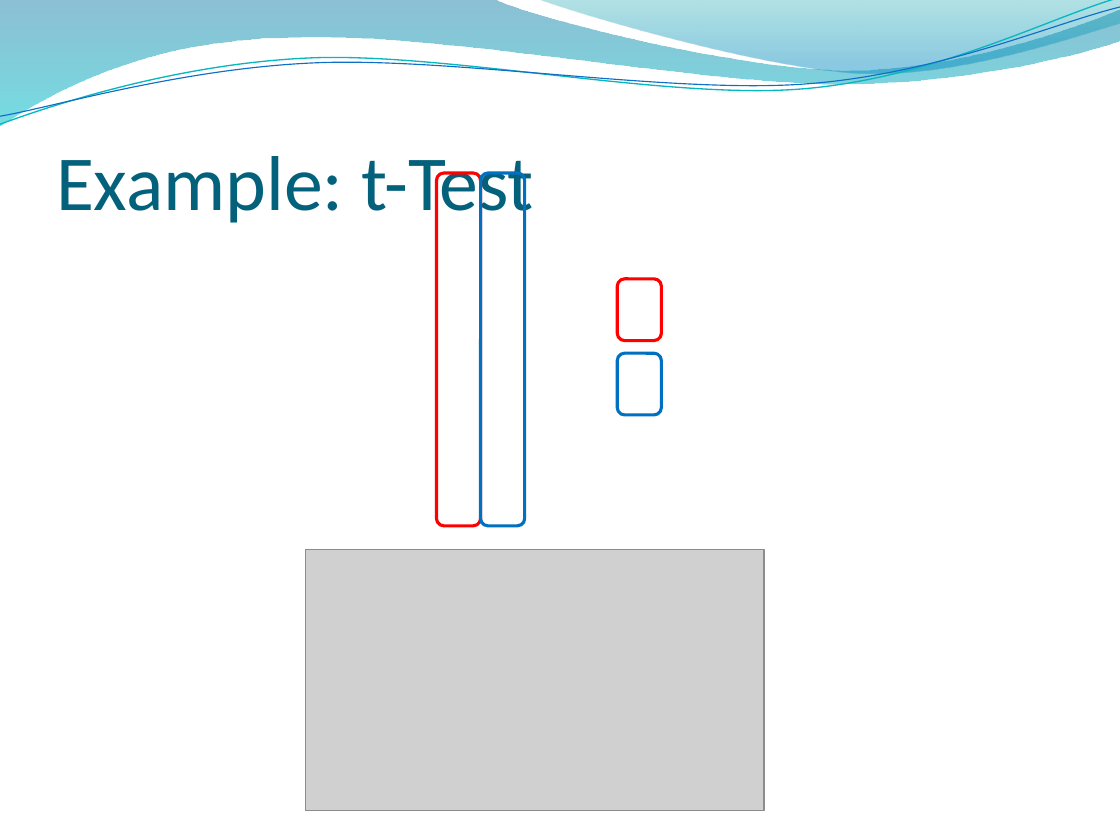
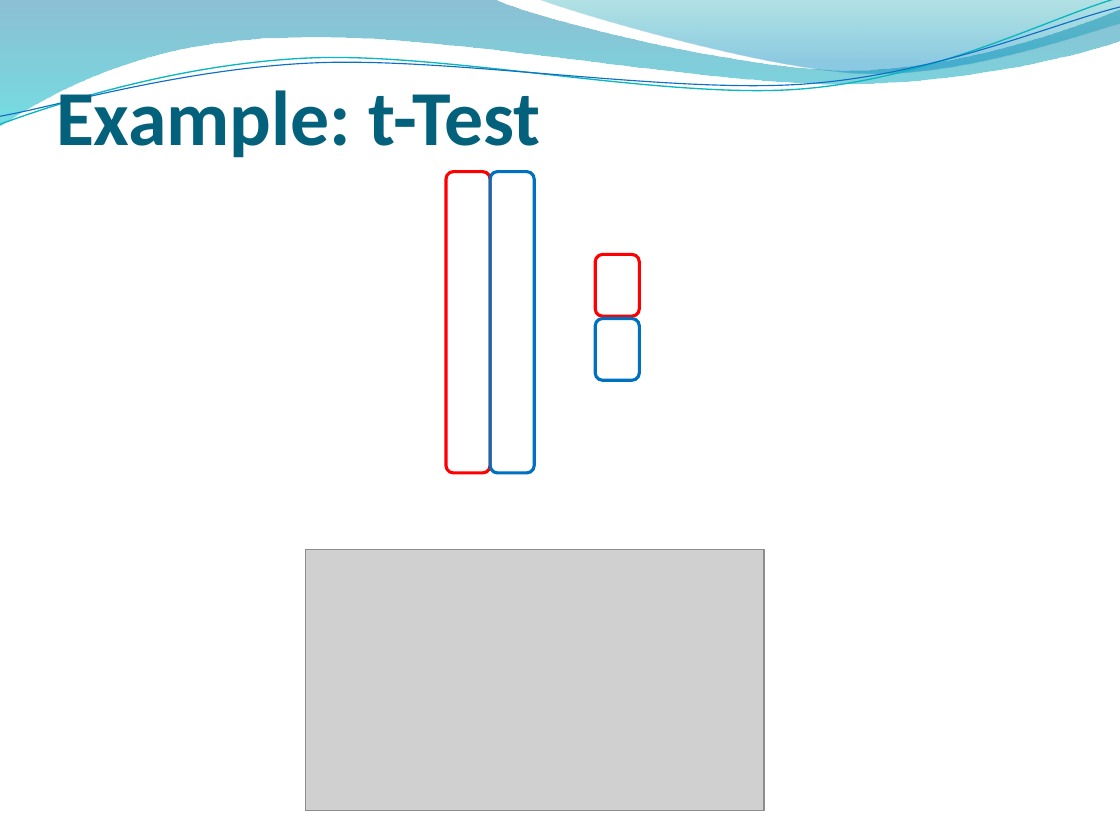
Before and after one commit to ricschuster/R_Workshop_Vienna_2018_02, a slide deck: slide 25 of ppts/Topic 3 Key Components of (Generalized) Linear Models.pptx. Drawn at 1120x840 pixels with LibreOffice and Linux fonts; fonts in the diff are those of the drawing; grey boxes stand for pictures; background and template pictures are left out. Boxes give left, top, right and bottom in pixels: in the first picture for what was removed or moved away, otherwise in the second. Text is boxed around its words. In the diff, an @@ line names an element or a change of style, - is before the commit and + after.

```diff
--- a/ppts/Topic 3 Key Components of (Generalized) Linear Models.pptx
+++ b/ppts/Topic 3 Key Components of (Generalized) Linear Models.pptx
@@ title "Example: t-Test": place and size @@
-title "Example: t-Test" at (56,156,534,229)
+title "Example: t-Test" at (56,80,541,158)
@@ title "Example: t-Test" at (56,80,541,158): bold on @@
@@ rounded rectangle: place and size @@
-rounded rectangle at (437,174,480,526)
+rounded rectangle at (446,171,489,473)
@@ rounded rectangle: place and size @@
-rounded rectangle at (480,174,524,526)
+rounded rectangle at (491,171,534,473)
@@ rounded rectangle: place and size @@
-rounded rectangle at (617,279,661,340)
+rounded rectangle at (595,254,638,316)
@@ rounded rectangle: place and size @@
-rounded rectangle at (617,353,661,414)
+rounded rectangle at (595,318,638,380)
```
Also in this commit, not shown: 40 other slides changed.
